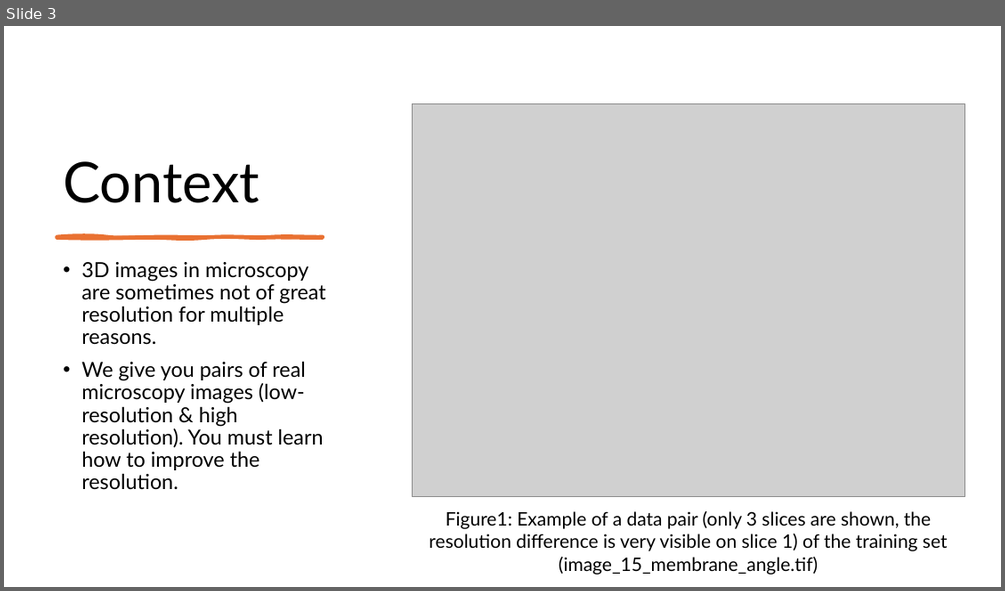
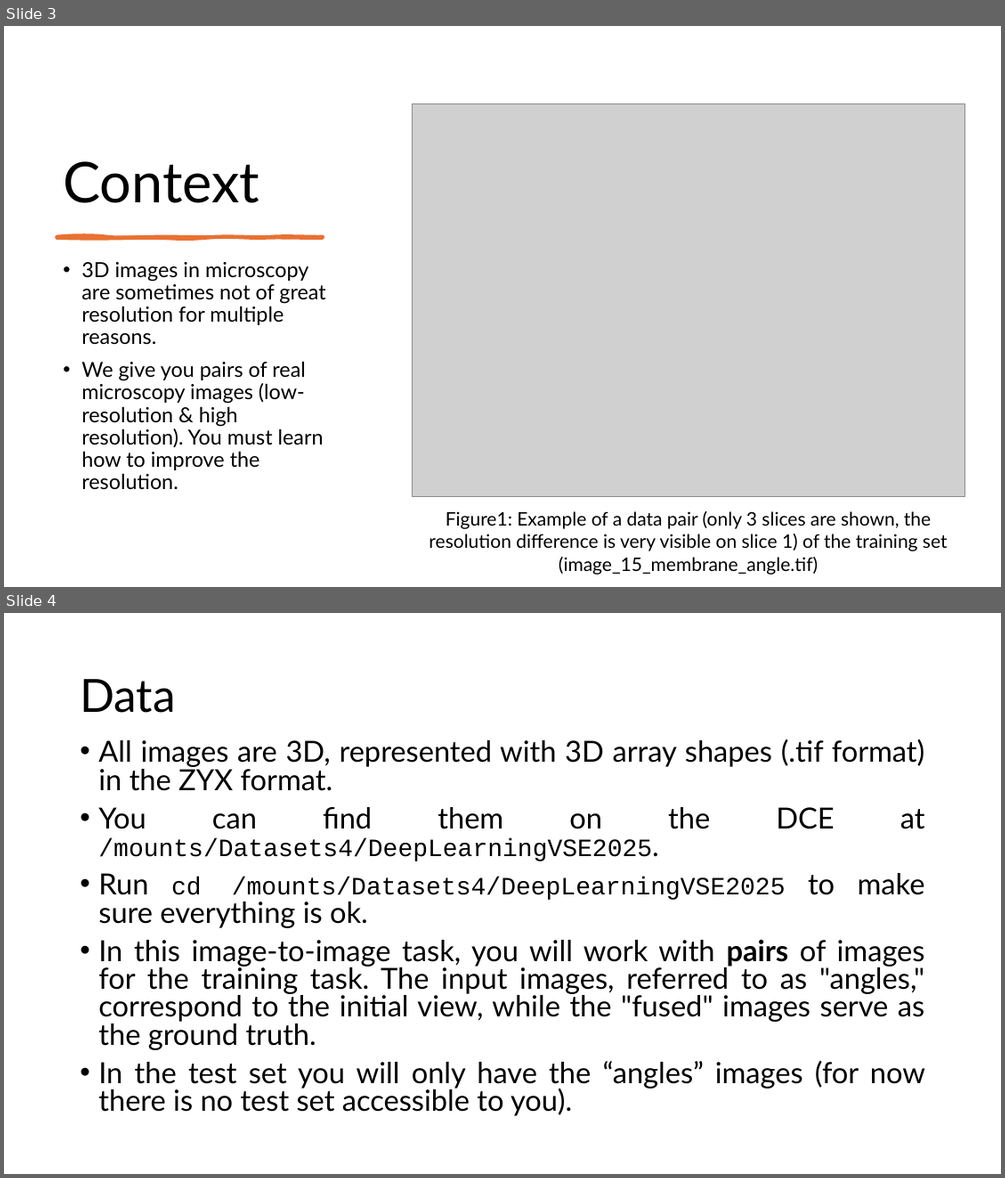
Before and after one commit to MICS-Lab/DeepLearningCourse2025, a slide deck: Slides/Final Evaluation.pptx. Shown one above the other, each under a label of ours: slide 3 before the commit, slides 3 and 4 after it. The pictures are 1005x591 and 1005x1178 pixels, drawn with LibreOffice and Linux fonts; fonts in the diff are those of the drawing; grey boxes stand for pictures. Boxes give left, top, right and bottom in pixels: in the first picture for what was removed or moved away, otherwise in the second. Text is boxed around its words. In the diff, an @@ line names an element or a change of style, - is before the commit and + after.

```diff
--- a/Slides/Final Evaluation.pptx
+++ b/Slides/Final Evaluation.pptx
@@ slide 4 added at (4,613,1001,1174), background #FFFFFF @@
@@ title added at (80,679,175,713), 44 pt, text #000000 @@
+Data
@@ text added at (98,739,925,1116), 28 pt, text #000000 @@
+• All images are 3D, represented with 3D array shapes (.tif format) in the ZYX format.
+• You can find them on the DCE at /mounts/Datasets4/DeepLearningVSE2025.
+• Run cd /mounts/Datasets4/DeepLearningVSE2025 to make sure everything is ok.
+• In this image-to-image task, you will work with pairs of images for the training task. The input images, referred to as "angles," correspond to the initial view, while the "fused" images serve as the ground truth.
+• In the test set you will only have the “angles” images (for now there is no test set accessible to you).
```
Also in this commit, not shown: 1 slide changed.
